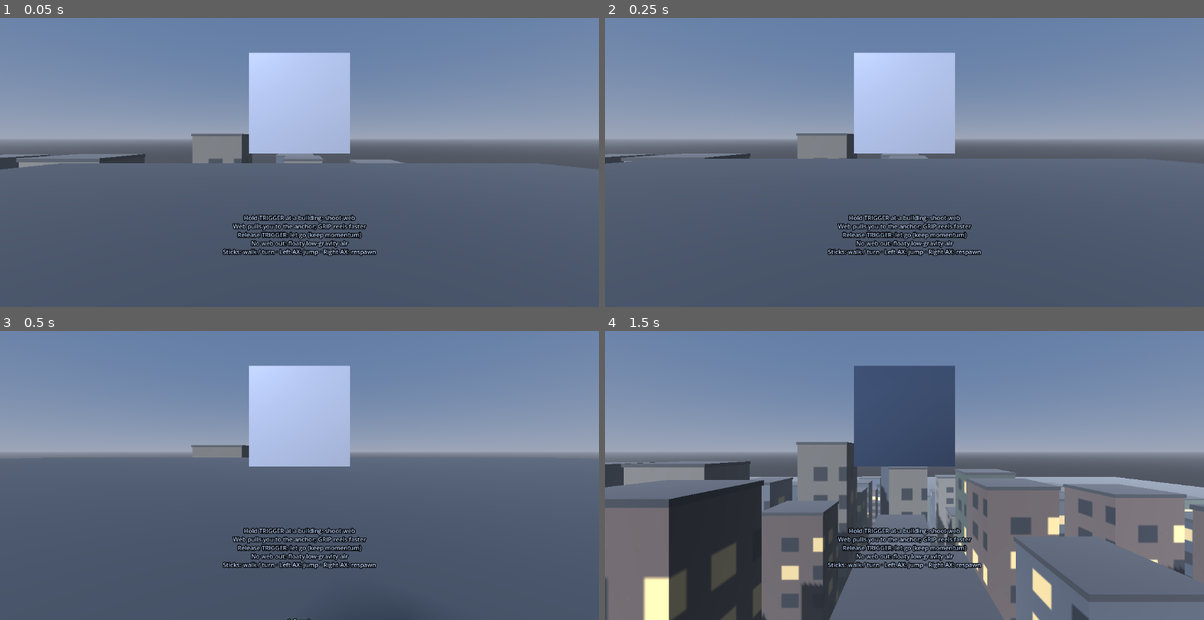
Above: before the commit, frames 1-4 (two rows, left to right).
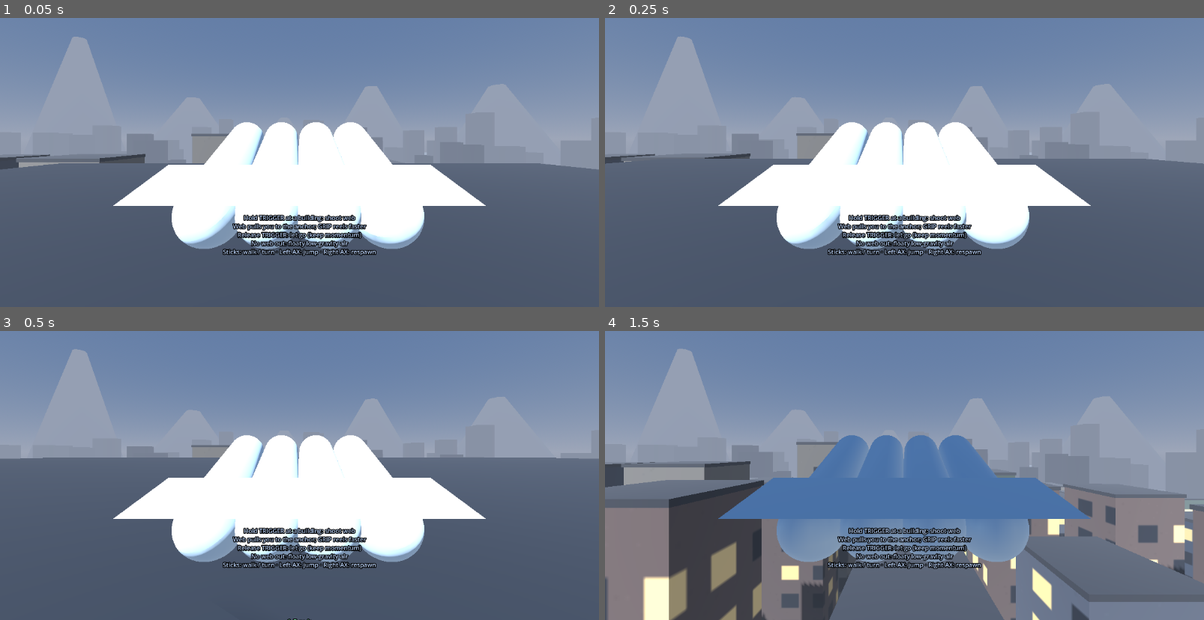
Above: after the commit, the same moments.

Repository: pblaas/free-floater
Game: Godot game, scene res://scenes/main.tscn
Same seed, same stepped clock (60 frames per second), same inputs: the game is played once before the commit and once after it.
Inputs:
- Up to frame 1 (0.05 s): no input
- Up to frame 2 (0.25 s): no input
- Up to frame 3 (0.5 s): no input
- Up to frame 4 (1.5 s): tap Enter at 1.25 s

The runs differ from the first frame. In frame 1, 26% of the frame differs, in the area x 0-100%, y 6-81%; in frame 2, 25%; in frame 3, 22%; in frame 4, 28%, in the area x 0-100%, y 6-100%.

Commit message:
colored hands updated readme

Diff:
--- a/app/project.godot
+++ b/app/project.godot
@@ -7,7 +7,7 @@
 [application]
 
 config/name="Free Floater"
-config/version="0.2.4"
+config/version="0.2.7"
 run/main_scene="res://scenes/main.tscn"
 config/features=PackedStringArray("4.7", "Mobile")
 
--- a/app/scripts/build_version.gd
+++ b/app/scripts/build_version.gd
@@ -1,2 +1,2 @@
 # Generated by tools/export.sh — do not edit.
-const TEXT := "v0.2.4 · 2026-11-10T22:18Z · nogit"
+const TEXT := "v0.2.7 · 2026-11-10T22:41Z · 5dbb151"
--- a/app/scripts/city_builder.gd
+++ b/app/scripts/city_builder.gd
@@ -10,7 +10,7 @@
 const GRID_SIZE := 15
 const SPACING := 17.0
 const CITY_SEED := 20261110
-const GROUND_SIZE := 640.0
+const GROUND_SIZE := 1200.0
 const MIN_ROOF_CLEARANCE := 2.5
 const FACADE_W := 128
 const FACADE_H := 256
@@ -33,6 +33,7 @@
 	_build_ground()
 	_build_buildings()
 	_build_light_rig()
+	_build_backdrop()
 
 
 func _build_materials() -> void:
@@ -198,6 +199,86 @@
 	return building
 
 
+func _build_backdrop() -> void:
+	_add_backdrop_boxes(
+		"SkylineNear", 70, 150.0, 195.0,
+		Vector3(7.0, 14.0, 7.0), Vector3(16.0, 48.0, 16.0),
+		Color(0.4, 0.43, 0.5)
+	)
+	_add_backdrop_boxes(
+		"SkylineFar", 90, 240.0, 300.0,
+		Vector3(9.0, 20.0, 9.0), Vector3(20.0, 62.0, 20.0),
+		Color(0.48, 0.51, 0.58)
+	)
+	_add_backdrop_mountains()
+
+
+func _add_backdrop_boxes(
+	name: String,
+	count: int,
+	radius_min: float,
+	radius_max: float,
+	size_min: Vector3,
+	size_max: Vector3,
+	color: Color
+) -> void:
+	var mat := StandardMaterial3D.new()
+	mat.shading_mode = BaseMaterial3D.SHADING_MODE_UNSHADED
+	mat.albedo_color = color
+
+	var mesh := BoxMesh.new()
+	mesh.size = Vector3.ONE
+	var mm := MultiMesh.new()
+	mm.transform_format = MultiMesh.TRANSFORM_3D
+	mm.mesh = mesh
+	mm.instance_count = count
+	for i in count:
+		var angle := TAU * float(i) / float(count) + _rng.randf_range(-0.035, 0.035)
+		var r := _rng.randf_range(radius_min, radius_max)
+		var w := _rng.randf_range(size_min.x, size_max.x)
+		var h := _rng.randf_range(size_min.y, size_max.y)
+		var d := _rng.randf_range(size_min.z, size_max.z)
+		var pos := Vector3(cos(angle) * r, h * 0.5, sin(angle) * r)
+		mm.set_instance_transform(i, Transform3D(Basis.from_scale(Vector3(w, h, d)), pos))
+	var instance := MultiMeshInstance3D.new()
+	instance.name = name
+	instance.multimesh = mm
+	instance.material_override = mat
+	instance.cast_shadow = GeometryInstance3D.SHADOW_CASTING_SETTING_OFF
+	add_child(instance)
+
+
+func _add_backdrop_mountains() -> void:
+	var mat := StandardMaterial3D.new()
+	mat.shading_mode = BaseMaterial3D.SHADING_MODE_UNSHADED
+	mat.albedo_color = Color(0.55, 0.58, 0.66)
+
+	var mesh := CylinderMesh.new()
+	mesh.top_radius = 0.06
+	mesh.bottom_radius = 0.5
+	mesh.height = 1.0
+	mesh.radial_segments = 8
+	var mm := MultiMesh.new()
+	mm.transform_format = MultiMesh.TRANSFORM_3D
+	mm.mesh = mesh
+	var count := 16
+	mm.instance_count = count
+	for i in count:
+		var angle := TAU * float(i) / float(count) + _rng.randf_range(-0.09, 0.09)
+		var r := _rng.randf_range(320.0, 400.0)
+		var w := _rng.randf_range(90.0, 170.0)
+		var h := _rng.randf_range(60.0, 150.0)
+		var pos := Vector3(cos(angle) * r, h * 0.5 - 4.0, sin(angle) * r)
+		var basis := Basis.from_scale(Vector3(w, h, w * _rng.randf_range(0.7, 1.3)))
+		mm.set_instance_transform(i, Transform3D(basis, pos))
+	var instance := MultiMeshInstance3D.new()
+	instance.name = "Mountains"
+	instance.multimesh = mm
+	instance.material_override = mat
+	instance.cast_shadow = GeometryInstance3D.SHADOW_CASTING_SETTING_OFF
+	add_child(instance)
+
+
 func _build_light_rig() -> void:
 	var sun := DirectionalLight3D.new()
 	sun.name = "Sun"
@@ -212,8 +293,8 @@
 	var sky_mat := ProceduralSkyMaterial.new()
 	sky_mat.sky_top_color = Color(0.28, 0.42, 0.62)
 	sky_mat.sky_horizon_color = Color(0.62, 0.65, 0.72)
-	sky_mat.ground_bottom_color = Color(0.12, 0.12, 0.14)
-	sky_mat.ground_horizon_color = Color(0.55, 0.58, 0.64)
+	sky_mat.ground_bottom_color = Color(0.58, 0.61, 0.68)
+	sky_mat.ground_horizon_color = Color(0.62, 0.65, 0.72)
 	sky.sky_material = sky_mat
 	env.sky = sky
 	env.ambient_light_source = Environment.AMBIENT_SOURCE_SKY
--- a/app/scripts/web_rig.gd
+++ b/app/scripts/web_rig.gd
@@ -34,7 +34,7 @@
 const MIN_ROPE := 1.2
 const CORD_RADIUS := 0.012
 const AIM_DOT_RADIUS := 0.05
-const GLOVE_COLOR := Color(0.55, 0.08, 0.1)
+const HAND_TILT_DEGREES := 72.0
 const HUD_FADE_SECONDS := 12.0
 
 @export var spawn_point := Vector3(0.0, 30.0, 0.0)
@@ -93,7 +93,7 @@
 
 
 func _make_web(hand: XRController3D, color: Color, is_left: bool) -> Dictionary:
-	var hand_mesh := _make_hand_mesh(hand, is_left)
+	var hand_mesh := _make_hand_mesh(hand, color, is_left)
 	var cord := MeshInstance3D.new()
 	cord.name = "Cord_%s" % String(hand.name)
 	var mesh := CylinderMesh.new()
@@ -139,11 +139,12 @@
 	}
 
 
-func _make_hand_mesh(hand: XRController3D, is_left: bool) -> Node3D:
+func _make_hand_mesh(hand: XRController3D, color: Color, is_left: bool) -> Node3D:
 	var root := Node3D.new()
 	root.name = "HandMesh_%s" % String(hand.name)
+	root.rotation.x = -deg_to_rad(HAND_TILT_DEGREES)
 	var glove := StandardMaterial3D.new()
-	glove.albedo_color = GLOVE_COLOR
+	glove.albedo_color = color
 	glove.roughness = 0.6
 
 	var palm := MeshInstance3D.new()
@@ -175,7 +176,7 @@
 	thumb_mesh.height = 0.075
 	thumb.mesh = thumb_mesh
 	thumb.material_override = glove
-	var side := 1.0 if not is_left else -1.0
+	var side := -1.0 if not is_left else 1.0
 	thumb.position = Vector3(side * 0.05, -0.005, -0.02)
 	thumb.rotation.z = side * -0.9
 	thumb.rotation.x = -0.3
